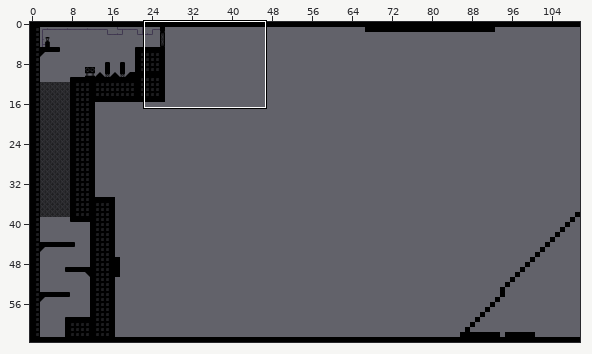
Two versions of a level (Tiled map (JSON), IndieSpeedRun/IndieSpeedRun/IndieSpeedRunContent/maps/testmap3.json). The first picture is a wide view before the edit; the outline marks the close-up.
Close-up. Old version:
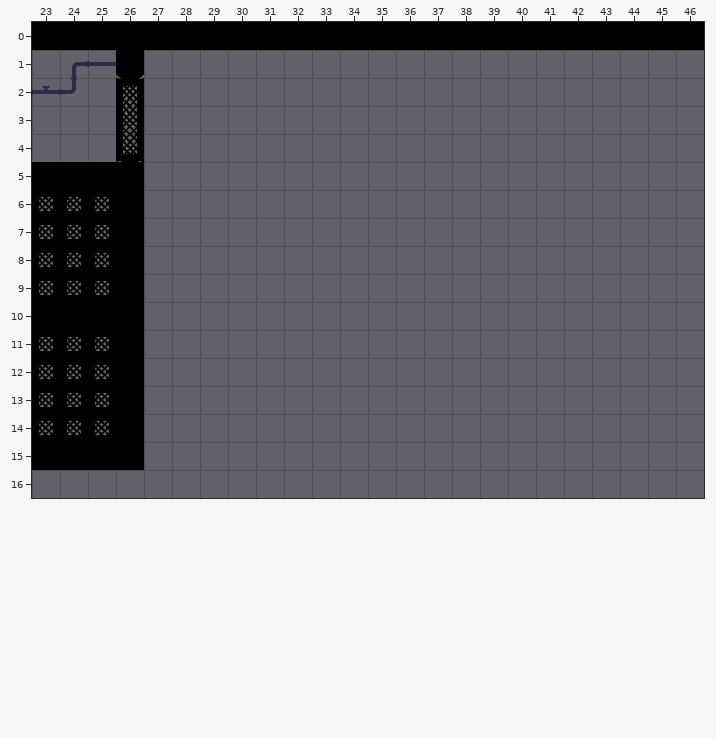
Cells are 32x32 px. Shown: x 23..46, y 0..16. The commit also changed other parts of the map, which this record leaves out.
Now the later version:
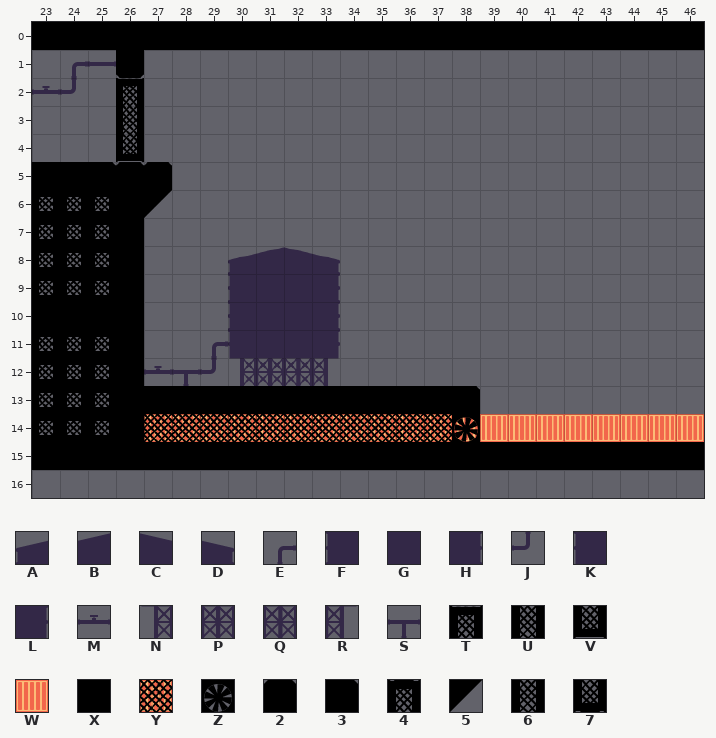
Key: from "background-01": A 0, B 1, C 2, D 3, E 4, F 6, G 7, H 9, J 11, K 18, L 21, M 23, N 24, P 25, Q 26, R 27, S 34; from "door-01": T 0, U 1, V 2; from "furnace-01": W 0; from "tiles2-01": X 0, Y 1, Z 4, 2 6, 3 10, 4 14, 5 16, 6 19, 7 24.
_ is an empty cell.
See-through tiles are keyed as they look on the map.
The edit:
Layer "Background":
y 8: x 30..33 ____ -> ABCD
y 9..10: x 30..33 ____ -> FGGH
y 11: x 29..33 _____ -> EKGGL
y 12: x 27..33 _______ -> MSJNPQR
y 14: x 27..38 ____________ -> WWWWWWWWWWWW
Layer "Gameplay":
y 2: x 26 4 -> T
y 3: x 26 6 -> U
y 4: x 26 7 -> V
y 5: x 26..27 X_ -> 22
y 6: x 27 _ -> 5
y 13: x 27..38 ____________ -> XXXXXXXXXXX3
y 14: x 27..46 ____________________ -> YYYYYYYYYYYZWWWWWWWW
y 15: x 27..46 ____________________ -> XXXXXXXXXXXXXXXXXXXX
Boxes around the changes in both close-ups, in picture pixels (x1, y1, x2, y2):
changed: (116, 78, 172, 218)
added: (144, 247, 704, 470)
